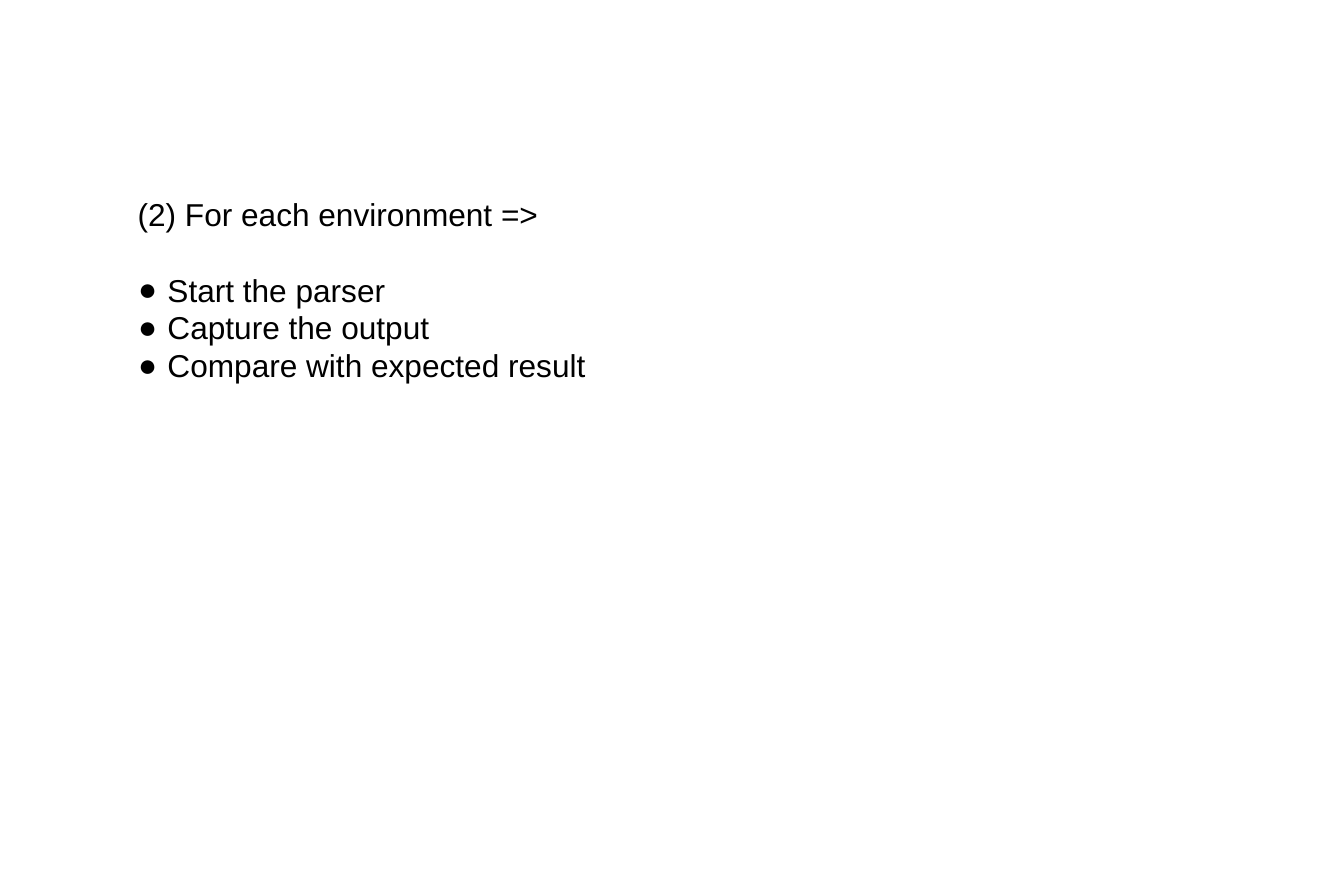
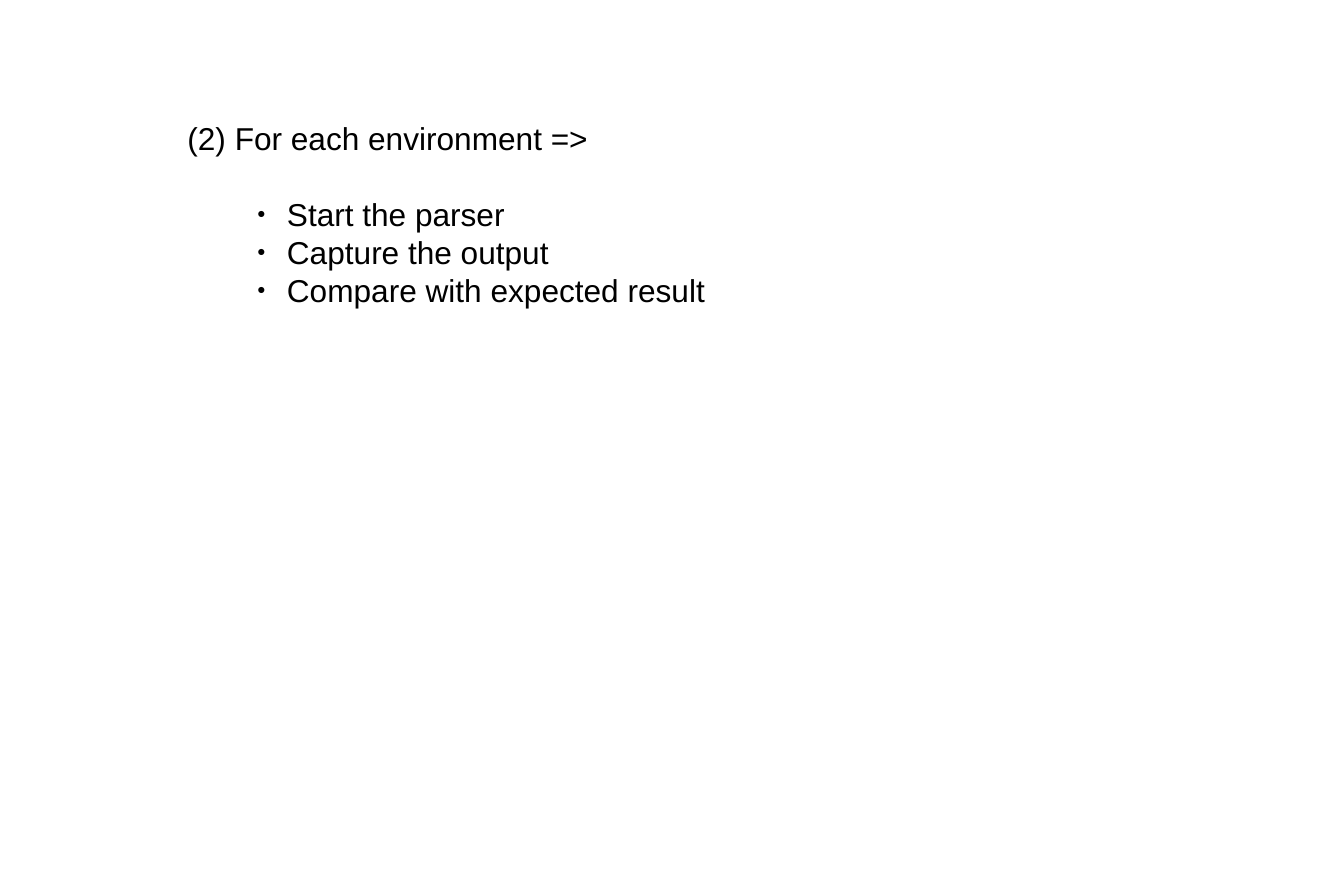
Before and after one commit to jn100py/portfolio, a slide deck: slide 10 of test_applications/1min_presentation_testapplications.pptx. Drawn at 1344x896 pixels with LibreOffice and Linux fonts; fonts in the diff are those of the drawing. Boxes give left, top, right and bottom in pixels: in the first picture for what was removed or moved away, otherwise in the second. Text is boxed around its words. In the diff, an @@ line names an element or a change of style, - is before the commit and + after.

```diff
--- a/test_applications/1min_presentation_testapplications.pptx
+++ b/test_applications/1min_presentation_testapplications.pptx
@@ text "(2) For each environment =>" at [187, 127, 705, 307]: indent changed; list level 1 to 5 in "Start the parser"; list level 1 to 5 in "Capture the output"; list level 1 to 5 in "Compare with expected result" @@
```
Also in this commit, not shown: 3 other slides changed, 1 slide added, 2 other files.
